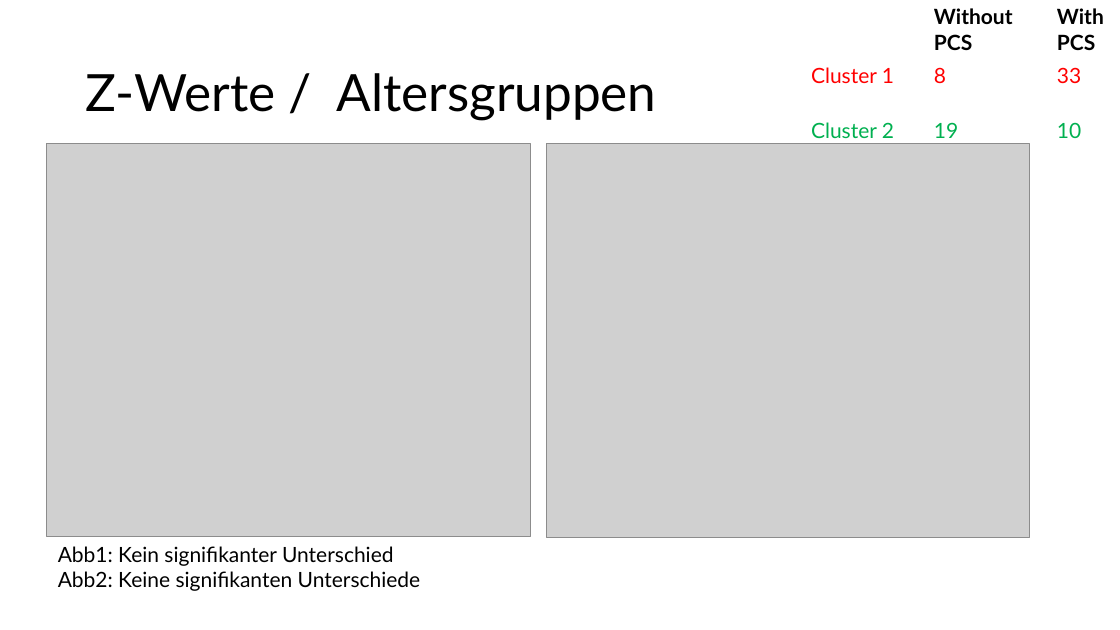
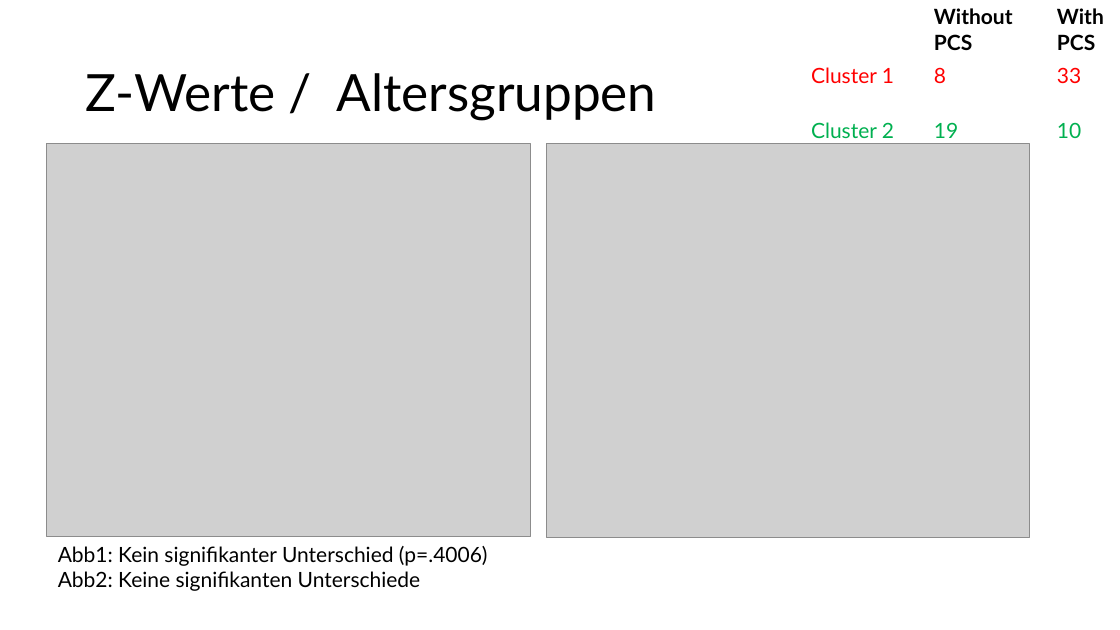
Before and after one commit to JankaMarlene/masters_thesis, a slide deck: slide 4 of presentations/3. Clusterlösung ohne nback.pptx. Drawn at 1120x630 pixels with LibreOffice and Linux fonts; fonts in the diff are those of the drawing; grey boxes stand for pictures. Boxes give left, top, right and bottom in pixels: in the first picture for what was removed or moved away, otherwise in the second. Text is boxed around its words. In the diff, an @@ line names an element or a change of style, - is before the commit and + after.

```diff
--- a/presentations/3. Clusterlösung ohne nback.pptx
+++ b/presentations/3. Clusterlösung ohne nback.pptx
@@ text at (58, 546, 488, 566): text changed @@
-Abb1: Kein signifikanter Unterschied
+Abb1: Kein signifikanter Unterschied (p=.4006)
```
Also in this commit, not shown: 1 other slide changed, 1 slide added.
